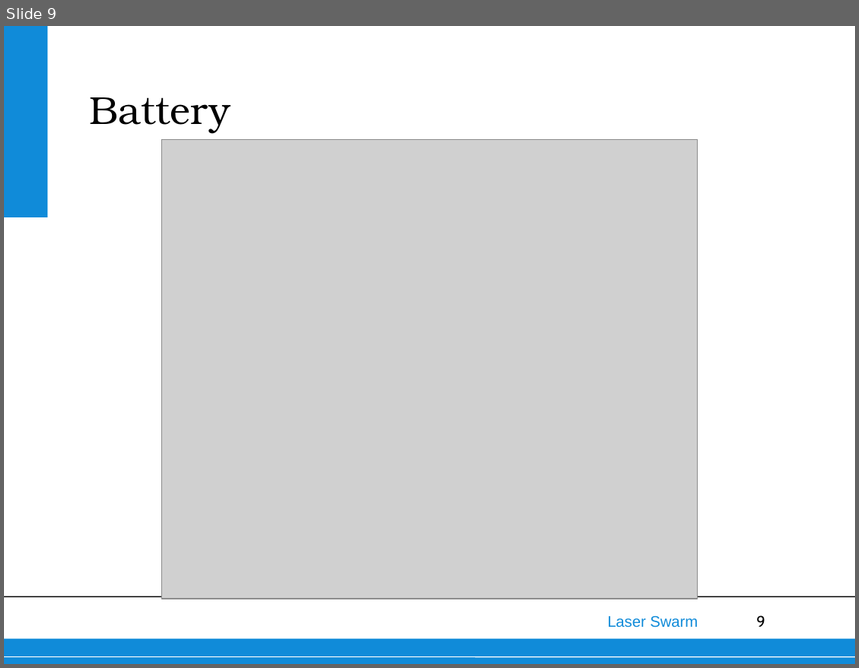
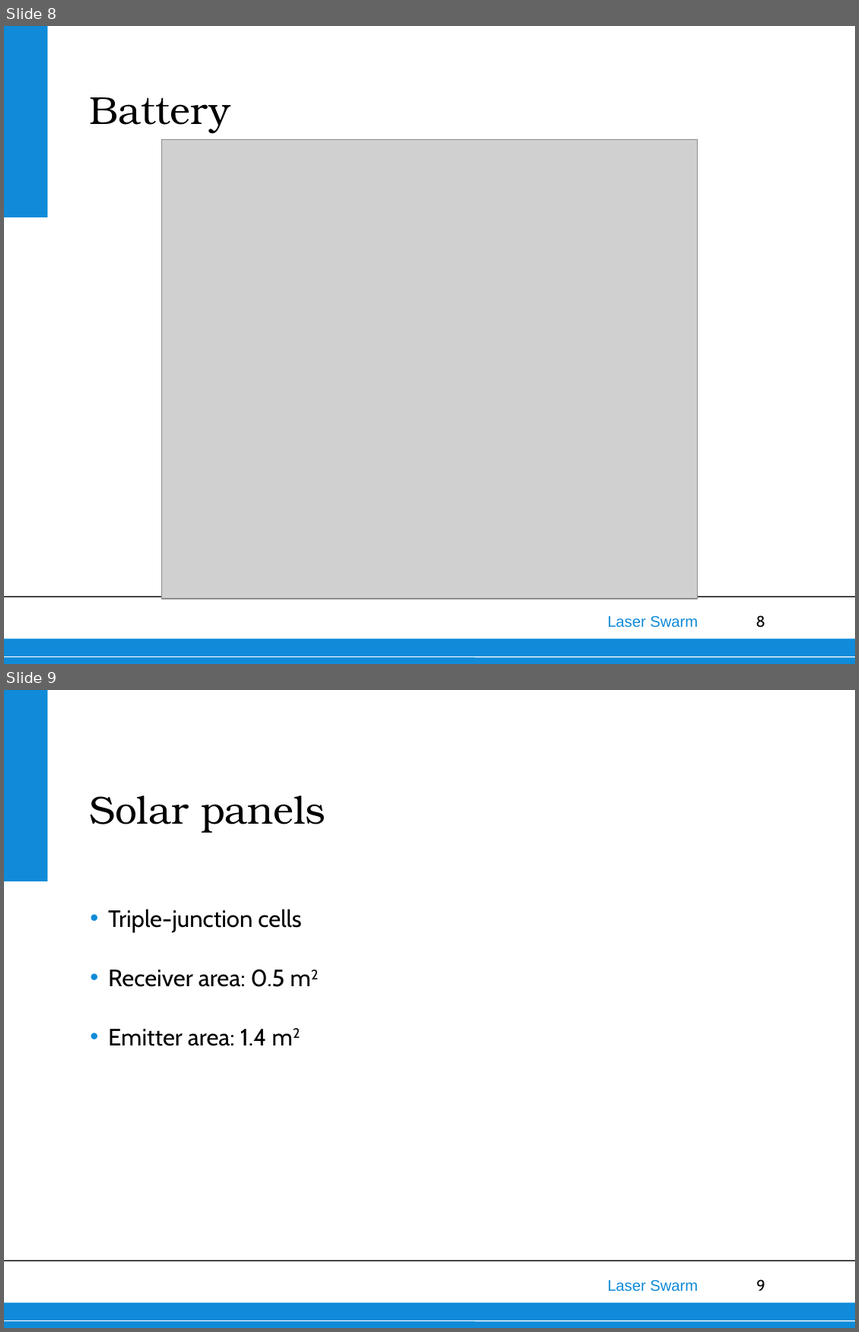
Before and after one commit to thewisenerd/laser-swarm, a slide deck: finalPresentation/subsections/EPS Final Design.ppt. Shown one above the other, each under a label of ours: slide 9 before the commit, slides 8 and 9 after it. The pictures are 859x668 and 859x1332 pixels, drawn with LibreOffice and Linux fonts; fonts in the diff are those of the drawing; grey boxes stand for pictures; background and template pictures are left out. Boxes give left, top, right and bottom in pixels: in the first picture for what was removed or moved away, otherwise in the second. Text is boxed around its words. In the diff, an @@ line names an element or a change of style, - is before the commit and + after.

```diff
--- a/finalPresentation/subsections/EPS Final Design.ppt
+++ b/finalPresentation/subsections/EPS Final Design.ppt
@@ slide 9 added at box(4, 690, 855, 1328), background #FFFFFF; not listed: 6 template elements that a slide beside it also shows @@
@@ title added at box(89, 796, 325, 833), 33 pt, text #000000 @@
+Solar panels
@@ text added at box(108, 909, 301, 1046), 20 pt, text #000000 @@
+• Triple-junction cells
+• Receiver area: 0.5 m2
+• Emitter area: 1.4 m2
@@ what was slide 9 is now slide 8 @@
@@ page number at box(756, 616, 766, 628): text changed @@
-9
+8
```
Also in this commit, not shown: 1 slide changed, 2 other slides added.
